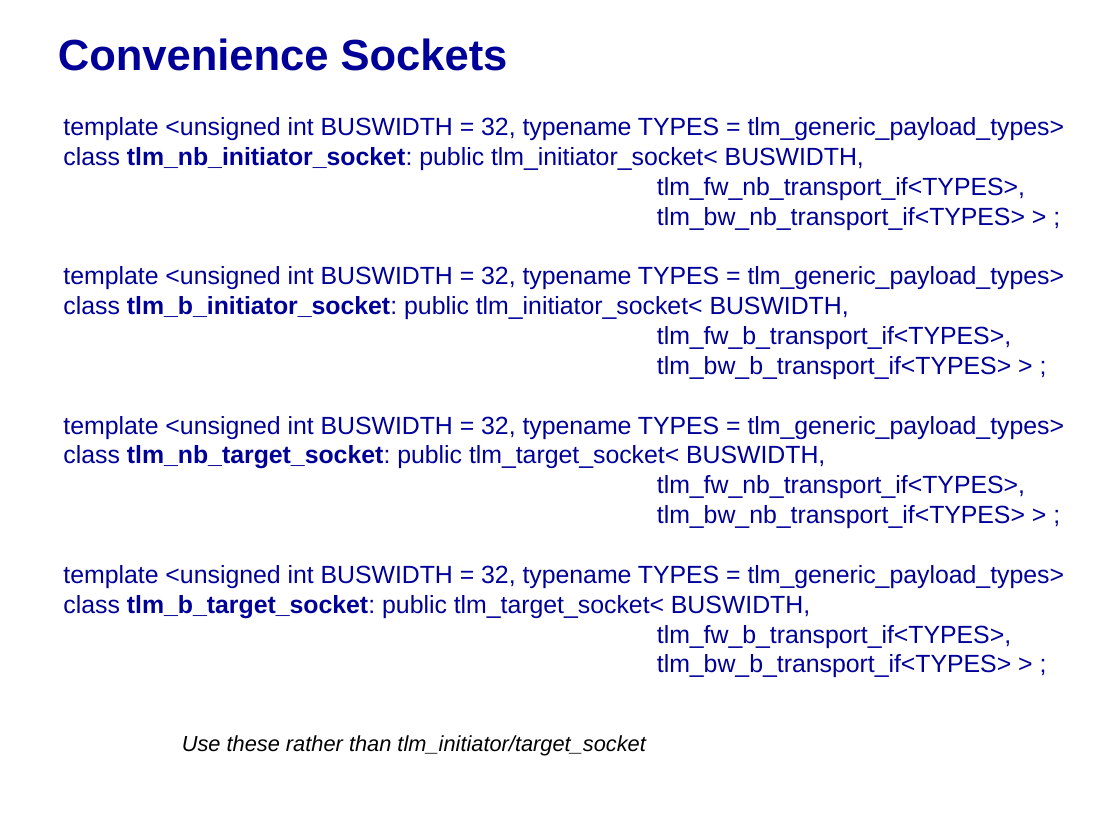
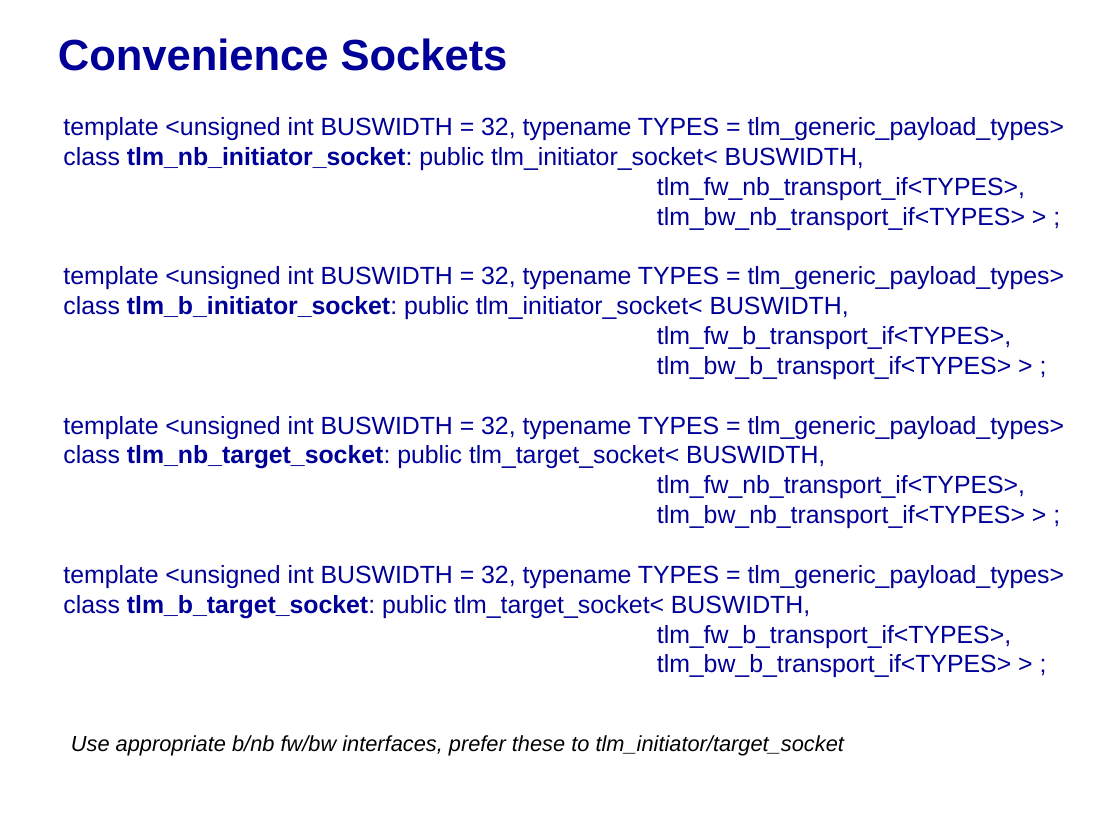
Before and after one commit to accellera-official/systemc, a slide deck: slide 29 of docs/release/TLM_2_0_training.pps (slide 27 before the commit). Drawn at 1120x840 pixels with LibreOffice and Linux fonts; fonts in the diff are those of the drawing; background and template pictures are left out. Boxes give left, top, right and bottom in pixels: in the first picture for what was removed or moved away, otherwise in the second. Text is boxed around its words. In the diff, an @@ line names an element or a change of style, - is before the commit and + after.

Commit message:
Update to version 1.0.4.

```diff
--- a/docs/release/TLM_2_0_training.pps
+++ b/docs/release/TLM_2_0_training.pps
@@ text at (71, 735, 844, 755): text changed @@
-Use these rather than tlm_initiator/target_socket
+Use appropriate b/nb fw/bw interfaces, prefer these to tlm_initiator/target_socket
```
Also in this commit, not shown: 74 other slides changed, 6 slides added.
